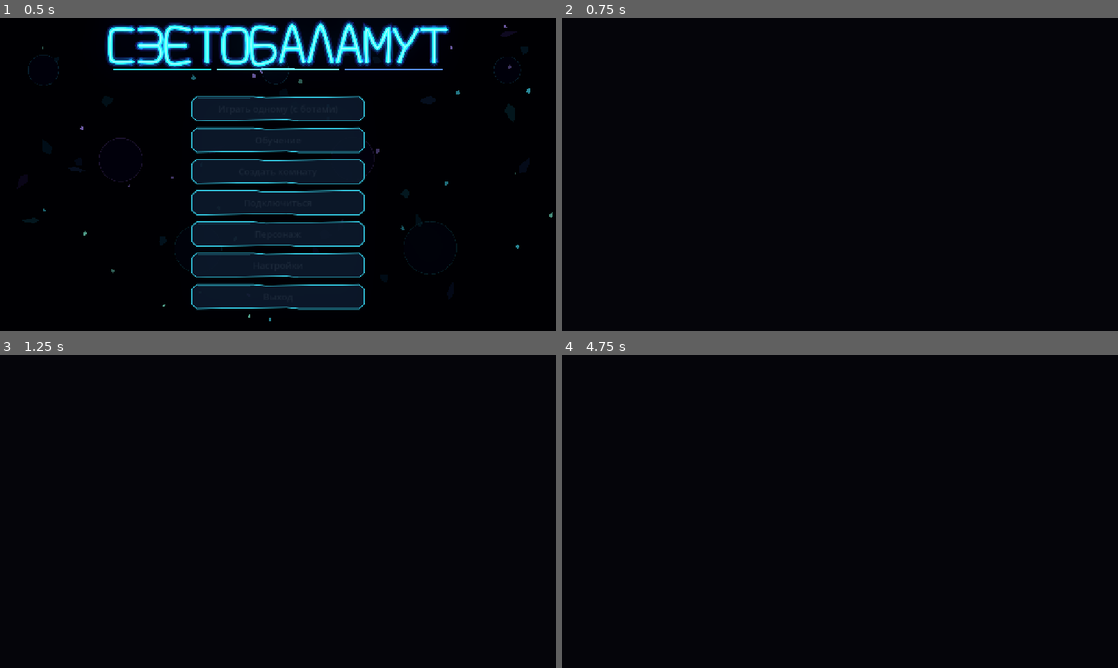
Above: before the commit, frames 1-4 (two rows, left to right).
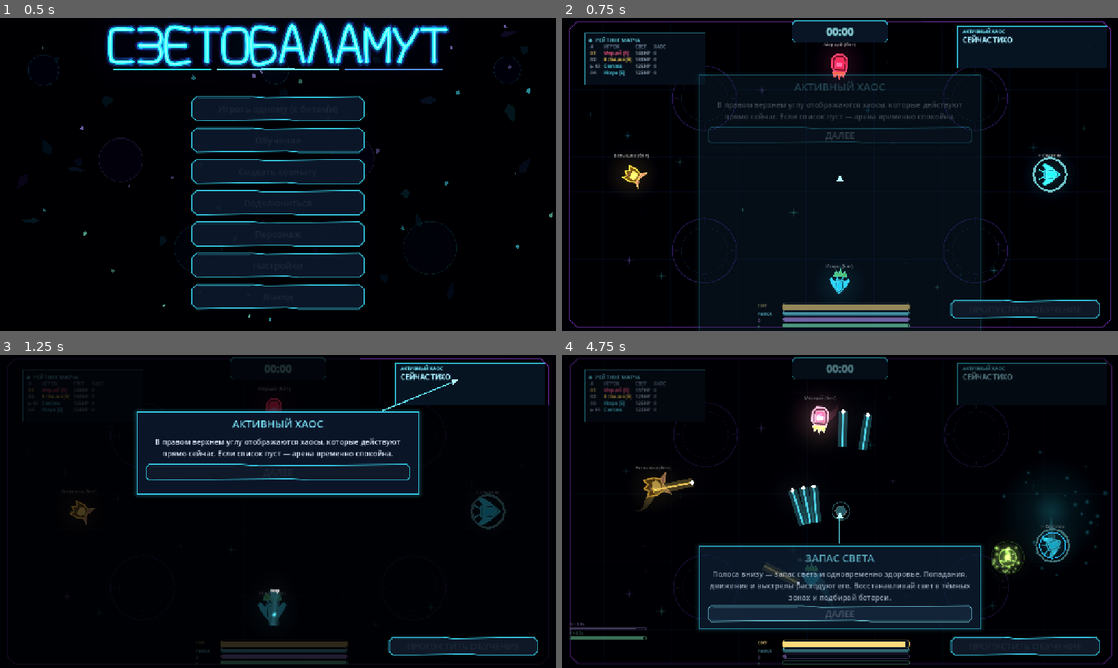
Above: after the commit, the same moments.

Repository: DvoreZZKy/svetobalamut
Game: Godot game, scene res://scenes/menu.tscn
Two runs of this game, one before a commit and one after it. Both use one fixed random seed, a clock stepped at 60 frames per second and the inputs below.
Inputs (mouse positions are in pixels of both pictures, inside the frame that each line leads up to):
- Up to frame 1 (0.5 s): no input
- Up to frame 2 (0.75 s): click "Играть одному (с ботами)" at 0.5 s
- Up to frame 3 (1.25 s): no input
- Up to frame 4 (4.75 s): tap Enter (restart) at 1.25 s; move the mouse to (962, 495) at 1.27 s; hold D (right) 1.28-2 s; tap Q (ability) at 1.35 s; click (962, 495) at 1.42 s; click (840, 473) at 2 s, where only the run after the commit has a clickable "ДАЛЕЕ"; move the mouse to (728, 527) at 2.77 s; hold S (down) 2.78-3.53 s; tap Space (dash) at 2.85 s; move the mouse to (895, 442) at 3.52 s; hold D (right) 3.53-4.25 s; tap F (extra_ability) at 3.6 s; click (840, 646) at 4.25 s, where only the run after the commit has a clickable "ДАЛЕЕ"

Frame 1 is identical in both runs. In frame 2, 10% of the frame differs, in the area x 1-99%, y 0-100%; in frame 3, 19%; in frame 4, 22%.
Error before the commit: Parse Error: Identifier "textra_duration_label" not declared in the current scope. (res://scripts/arena.gd:1586)

Commit message:
Fix ability duration label reference

Diff:
--- a/scripts/arena.gd
+++ b/scripts/arena.gd
@@ -1583,7 +1583,7 @@
 		if extra_duration_bar.visible:
 			var extra_duration_max := 3.8 if int(me.get("k", 0)) == 0 else (2.4 if int(me.get("k", 0)) == 1 else 1.25)
 			extra_duration_bar.set_fill_ratio(extra_duration / extra_duration_max)
-			textra_duration_label.text = "F • %.1fс" % extra_duration
+			extra_duration_label.text = "F • %.1fс" % extra_duration
 		ability_duration_label.text = "Q • %.1fс" % ability_duration
 		var is_capsule := int(me.k) == 1 and not bool(me.s) and not over
 		capsule_ammo_lbl.visible = is_capsule
